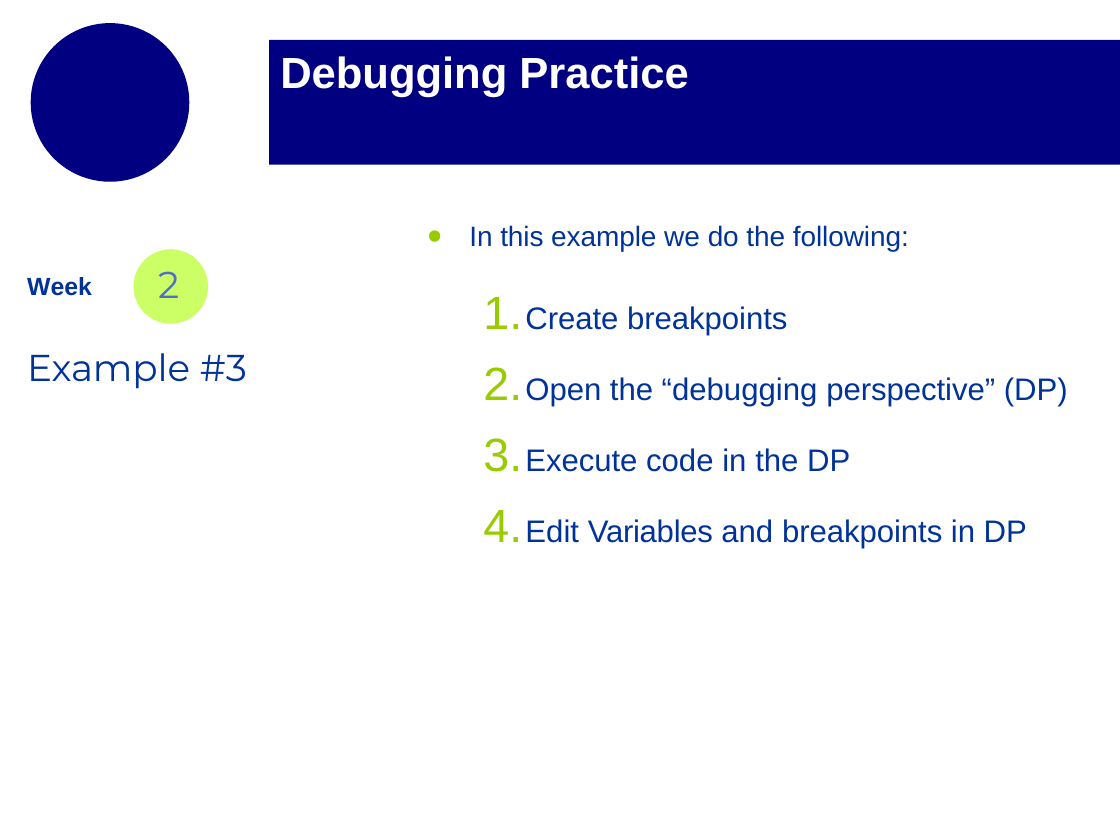
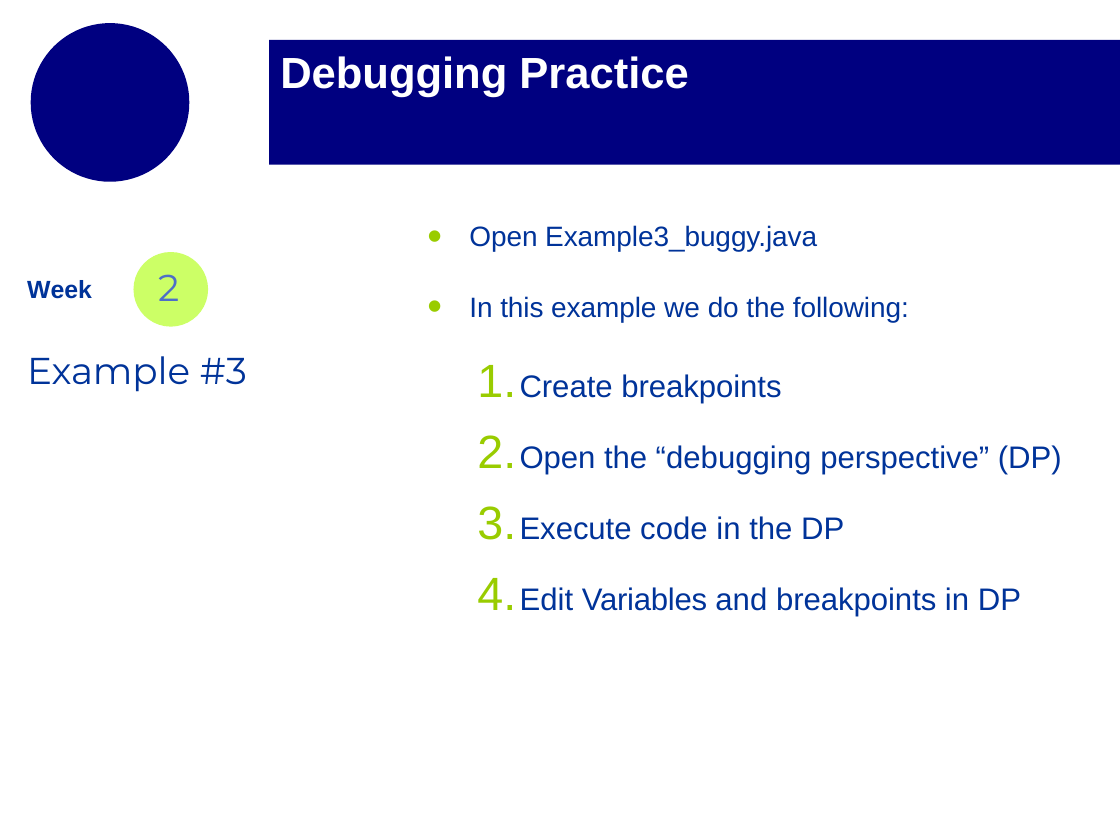
Before and after one commit to mikejohnson51/geog178_2019, a slide deck: slide 24 of section_slides/week2_section_slides_2.pptx. Drawn at 1120x840 pixels with LibreOffice and Linux fonts; fonts in the diff are those of the drawing; background and template pictures are left out. Boxes give left, top, right and bottom in pixels: in the first picture for what was removed or moved away, otherwise in the second. Text is boxed around its words. In the diff, an @@ line names an element or a change of style, - is before the commit and + after.

```diff
--- a/section_slides/week2_section_slides_2.pptx
+++ b/section_slides/week2_section_slides_2.pptx
@@ text at bbox=[469, 225, 817, 252]: paragraph added @@
+• Open Example3_buggy.java
@@ freeform shape at bbox=[133, 252, 208, 327]: outline redrawn @@
@@ text "Create breakpoints": place and size @@
-text "Create breakpoints" at bbox=[525, 306, 1068, 548]
+text "Create breakpoints" at bbox=[520, 374, 1062, 616]
```
Also in this commit, not shown: 26 other slides changed, 1 slide added, 3 other files.
